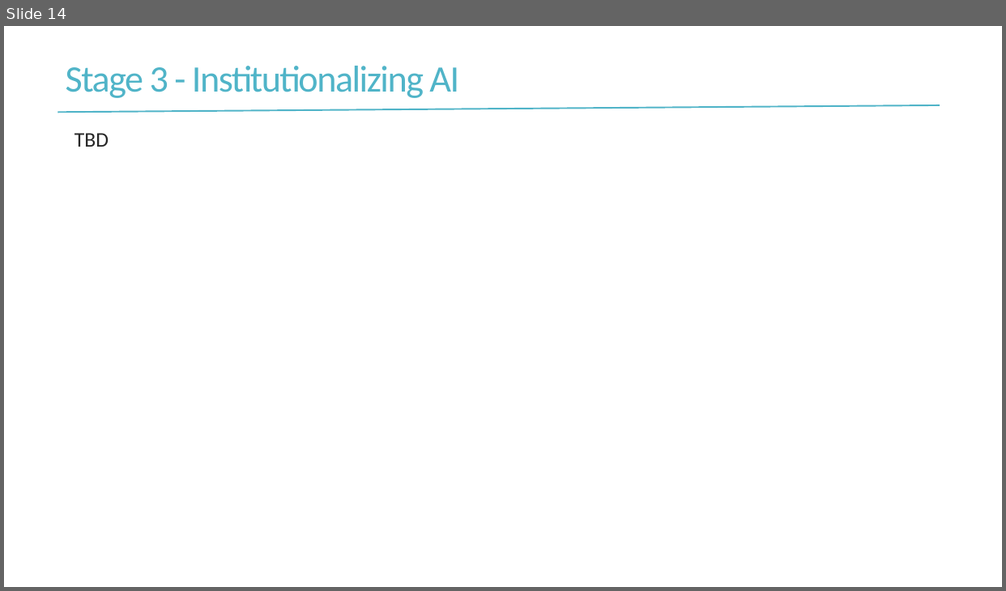
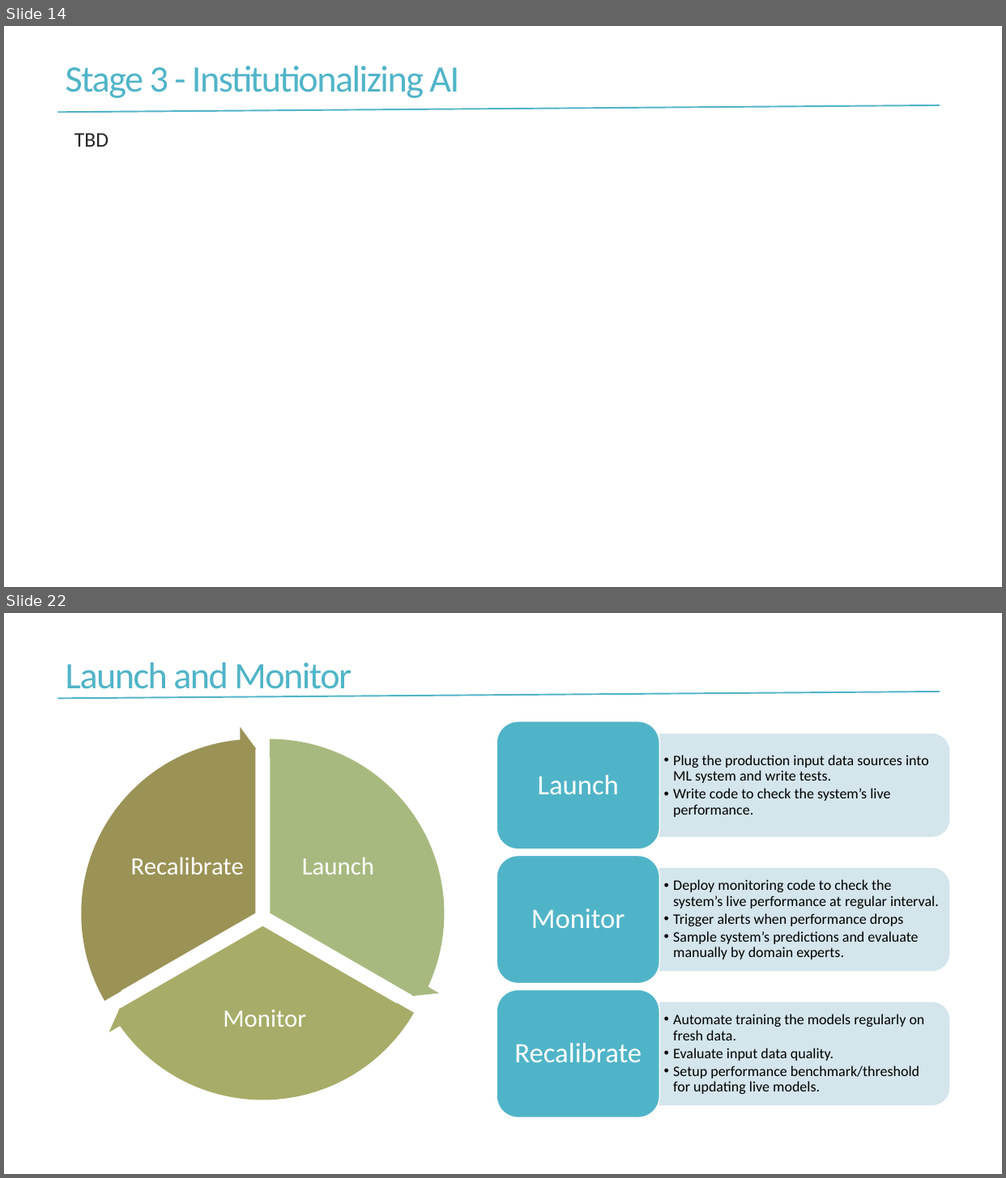
Before and after one commit to ranata/dm, a slide deck: cognitive-ecommercev0.3.pptx. Shown one above the other, each under a label of ours: slide 14 before the commit, slides 14 and 22 after it; the slides between them are not shown. The pictures are 1006x591 and 1006x1178 pixels, drawn with LibreOffice and Linux fonts; fonts in the diff are those of the drawing. Boxes give left, top, right and bottom in pixels: in the first picture for what was removed or moved away, otherwise in the second. Text is boxed around its words. In the diff, an @@ line names an element or a change of style, - is before the commit and + after.

```diff
--- a/cognitive-ecommercev0.3.pptx
+++ b/cognitive-ecommercev0.3.pptx
@@ slide 22 added at (4,613,1002,1174), background #FFFFFF @@
@@ title added at (66,662,351,698), 36 pt, text #50B4C8 @@
+Launch and Monitor
@@ line added from (58, 698) to (940, 692), #50B4C8 1.5 pt @@
@@ group added at (68,726,458,1113): 3 pie slice (boxed as its full ellipse)s, 3 texts, 3 circular arrows @@
+Launch
+Monitor
+Recalibrate
@@ group added at (496,722,949,1118): 6 texts, 3 round same rects, 3 rounded rectangles @@
+  • Plug the production input data sources into ML system and write tests.
+  • Write code to check the system’s live performance.
+Launch
+  • Deploy monitoring code to check the system’s live performance at regular interval.
+  • Trigger alerts when performance drops
+  • Sample system’s predictions and evaluate manually by domain experts.
+Monitor
+  • Automate training the models regularly on fresh data.
+  • Evaluate input data quality.
+  • Setup performance benchmark/threshold for updating live models.
+Recalibrate
```
Also in this commit, not shown: 3 slides changed, 4 other slides added, 1 slide removed.
